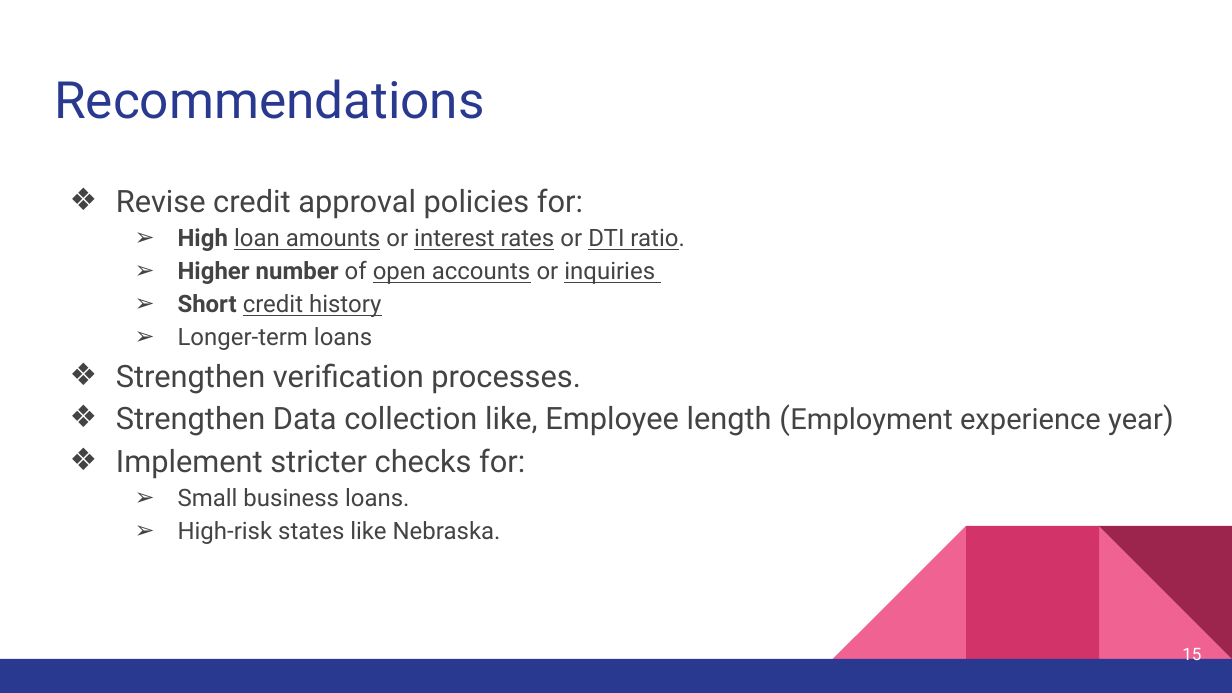
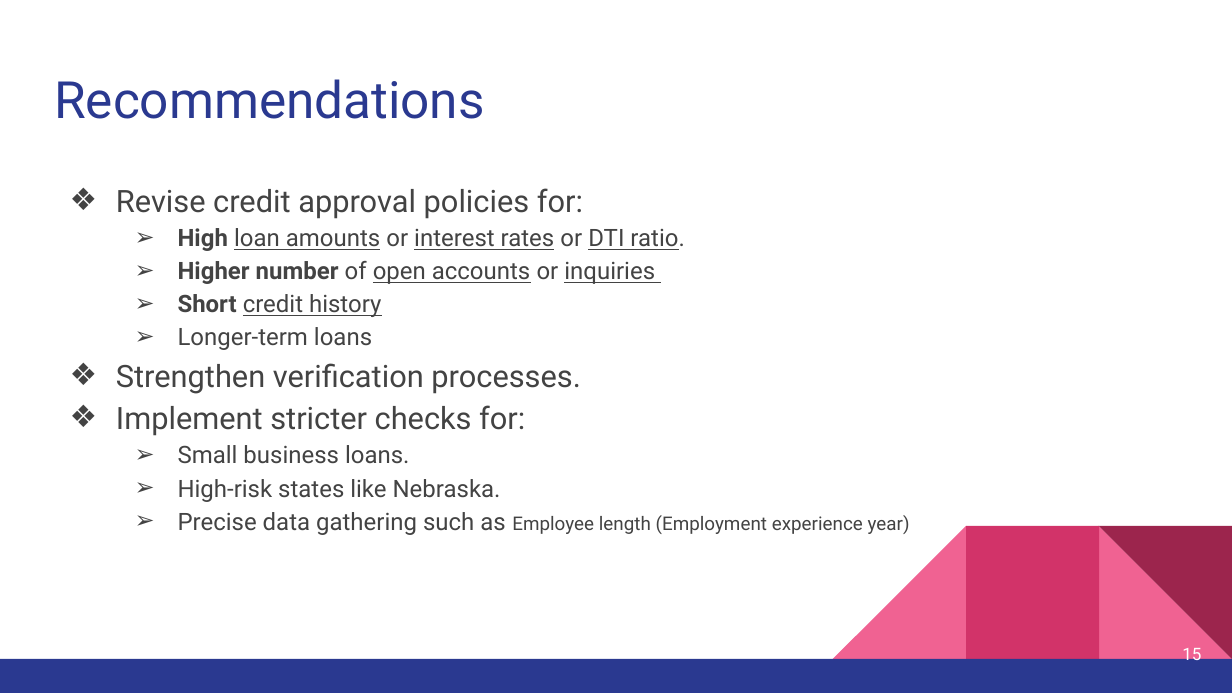
Before and after one commit to amaan2398/insights-into-lending-risks, a slide deck: slide 15 of docs/Amaan_Shaikh-Case_study-Insights_into_Lending_Risks .pptx. Drawn at 1232x693 pixels with LibreOffice and Linux fonts; fonts in the diff are those of the drawing. Boxes give left, top, right and bottom in pixels: in the first picture for what was removed or moved away, otherwise in the second. Text is boxed around its words. In the diff, an @@ line names an element or a change of style, - is before the commit and + after.

```diff
--- a/docs/Amaan_Shaikh-Case_study-Insights_into_Lending_Risks .pptx
+++ b/docs/Amaan_Shaikh-Case_study-Insights_into_Lending_Risks .pptx
@@ text at (x1=116, y1=406, x2=1163, y2=436): paragraph removed @@
-❖ Strengthen Data collection like, Employee length (Employment experience year)
@@ text at (x1=178, y1=512, x2=910, y2=535): paragraph added @@
+  ➢ Precise data gathering such as Employee length (Employment experience year)
```
Also in this commit, not shown: 7 other slides changed, 27 slides added, 1 other file.
